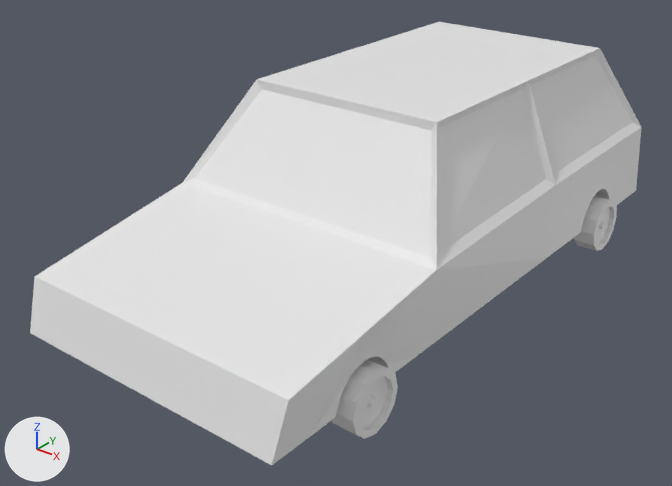
One commit to the Blender file Assets/Entities/Car/Car Model.blend: the scene before it, then after it.
The view is the same before and after, from a 50 mm camera at (3.31, -4.77, 2.97) aimed at (-0.08, -0.54, 0.35). Lighting does not change. The marker at lower left points along +X, +Y and +Z.

The first picture shows 'BackLeftTire', 'Car', 'FrontLeftTire'.
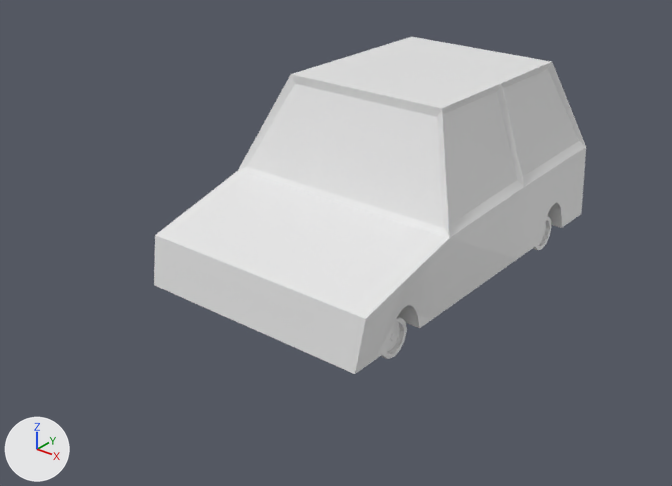
Where the change shows, as pixel boxes [x1, y1, x2, y2] in the pictures (672 x 486 px):
```json
{"object": "Car", "change": "moved, turned, rescaled", "before": [30, 22, 641, 465], "after": [154, 37, 586, 374]}
{"object": "FrontLeftTire", "change": "moved, rescaled", "before": [332, 360, 398, 439], "after": [381, 317, 407, 359]}
{"object": "BackLeftTire", "change": "moved, rescaled", "before": [574, 196, 617, 251], "after": [533, 216, 552, 250]}
```

The change, as JSON lines over the scene's bpy script:
```json
{"op": "set", "path": "ob_car.location", "old": "(0.043, -0.081, 0.0)", "new": "(0.037, -0.053, 0.0)"}
{"op": "set", "path": "ob_car.rotation_euler", "old": "(1.59, 0.0, 0.0)", "new": "(1.592, 0.0, 0.0)", "note": "degrees (91, 0, 0)"}
{"op": "set", "path": "ob_car.scale", "old": "(1.0, 1.0, 1.0)", "new": "(0.85, 1.0, 0.65)"}
{"op": "set", "path": "ob_frontlefttire.location", "old": "(1.005, -1.619, 0.196)", "new": "(0.721, -1.052, 0.196)"}
{"op": "set", "path": "ob_frontlefttire.scale", "old": "(1.0, 1.0, 1.0)", "new": "(0.85, 0.649, 0.658)"}
{"op": "set", "path": "ob_backlefttire.location", "old": "(0.919, 1.121, 0.196)", "new": "(0.653, 0.729, 0.196)"}
{"op": "set", "path": "ob_backlefttire.scale", "old": "(1.0, 1.0, 1.0)", "new": "(0.85, 0.649, 0.658)"}
```
